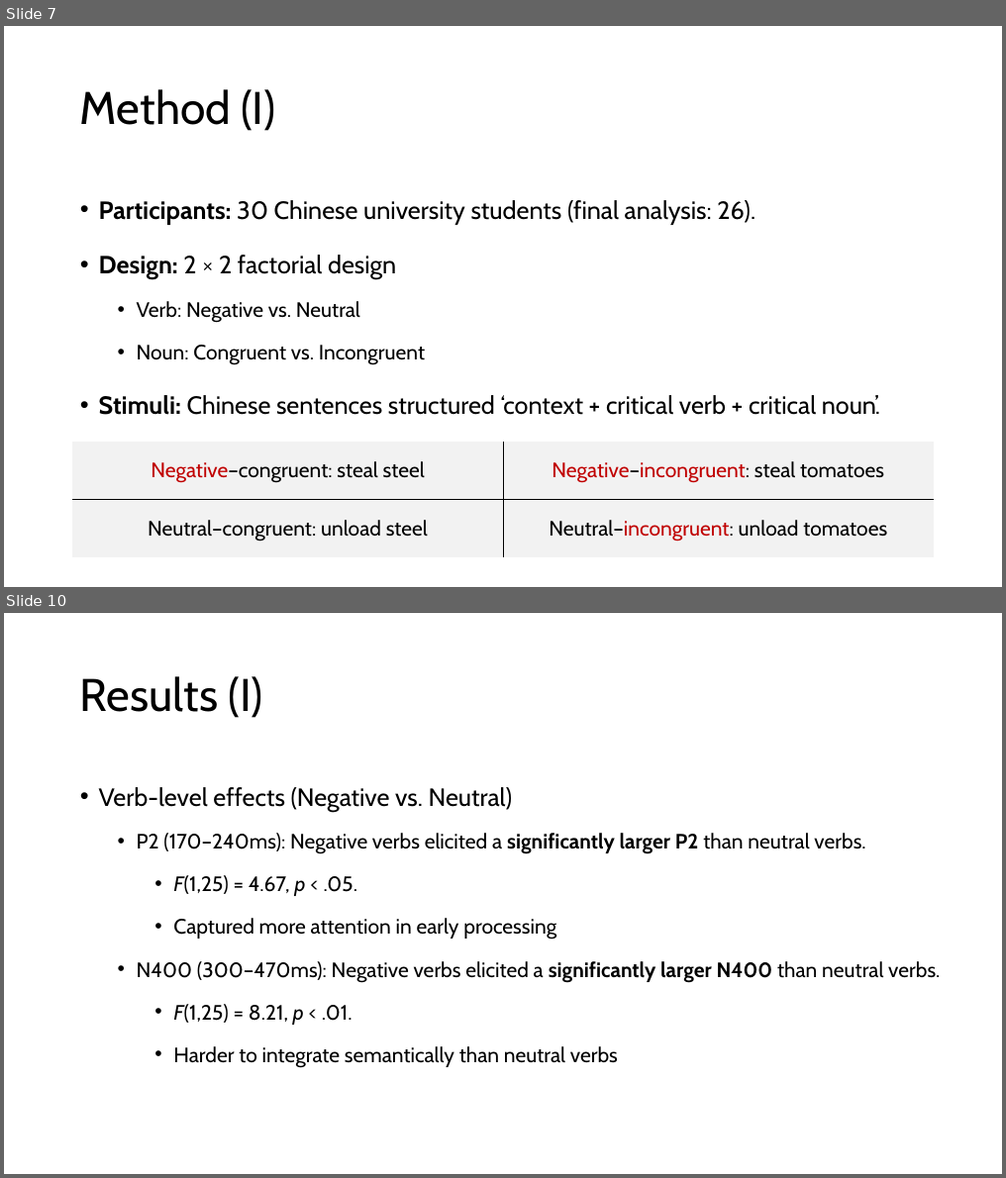
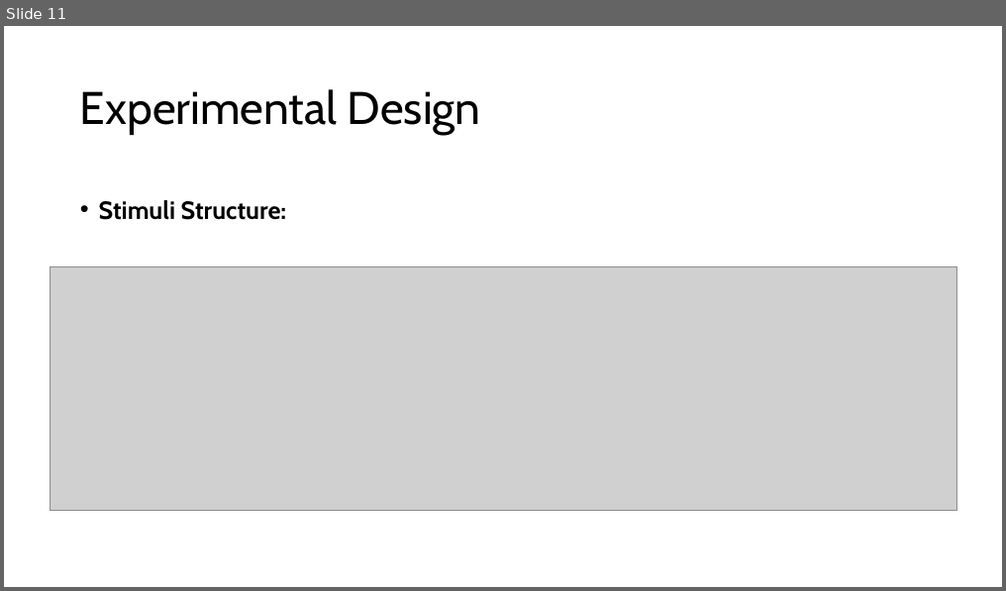
Before and after one commit to haba6030/Linguistics_Experiment, a slide deck: JinilKim_TermProject.pptx. Shown one above the other, each under a label of ours: slides 7 and 10 before the commit, slide 11 after it; the slides between them are not shown. The pictures are 1006x1178 and 1006x591 pixels, drawn with LibreOffice and Linux fonts; fonts in the diff are those of the drawing; grey boxes stand for pictures. Boxes give left, top, right and bottom in pixels: in the first picture for what was removed or moved away, otherwise in the second. Text is boxed around its words. In the diff, an @@ line names an element or a change of style, - is before the commit and + after.

Commit message:
Pilot analysis

```diff
--- a/JinilKim_TermProject.pptx
+++ b/JinilKim_TermProject.pptx
@@ slide 10 removed at (x1=4, y1=613, x2=1002, y2=1174), background #FFFFFF @@
@@ title removed at (x1=80, y1=676, x2=263, y2=718) @@
-Results (I)
@@ text removed at (x1=99, y1=787, x2=940, y2=1068) @@
-• Verb-level effects (Negative vs. Neutral)
-  • P2 (170–240ms): Negative verbs elicited a significantly larger P2 than neutral verbs.
-    • F(1,25) = 4.67, p < .05.
-    • Captured more attention in early processing
-  • N400 (300–470ms): Negative verbs elicited a significantly larger N400 than neutral verbs.
-    • F(1,25) = 8.21, p < .01.
-    • Harder to integrate semantically than neutral verbs
@@ what was slide 7 is now slide 11 @@
@@ slide 11 changed as well @@
@@ title at (x1=80, y1=89, x2=481, y2=135): text changed @@
-Method (I)
+Experimental Design
@@ text at (x1=99, y1=200, x2=287, y2=220): text changed; bold on @@
-• Participants: 30 Chinese university students (final analysis: 26).
-• Design: 2 × 2 factorial design
-  • Verb: Negative vs. Neutral
-  • Noun: Congruent vs. Incongruent
-• Stimuli: Chinese sentences structured ‘context + critical verb + critical noun’.
+• Stimuli Structure:
@@ picture added at (x1=50, y1=267, x2=957, y2=510) @@
@@ table removed at (x1=73, y1=442, x2=934, y2=558), 2 rows, 2 columns @@
-Negative–congruent: steal steel | Negative–incongruent: steal tomatoes
-Neutral–congruent: unload steel | Neutral–incongruent: unload tomatoes
```
Also in this commit, not shown: 3 other slides changed, 29 slides added, 9 other slides removed, 23 other files.
